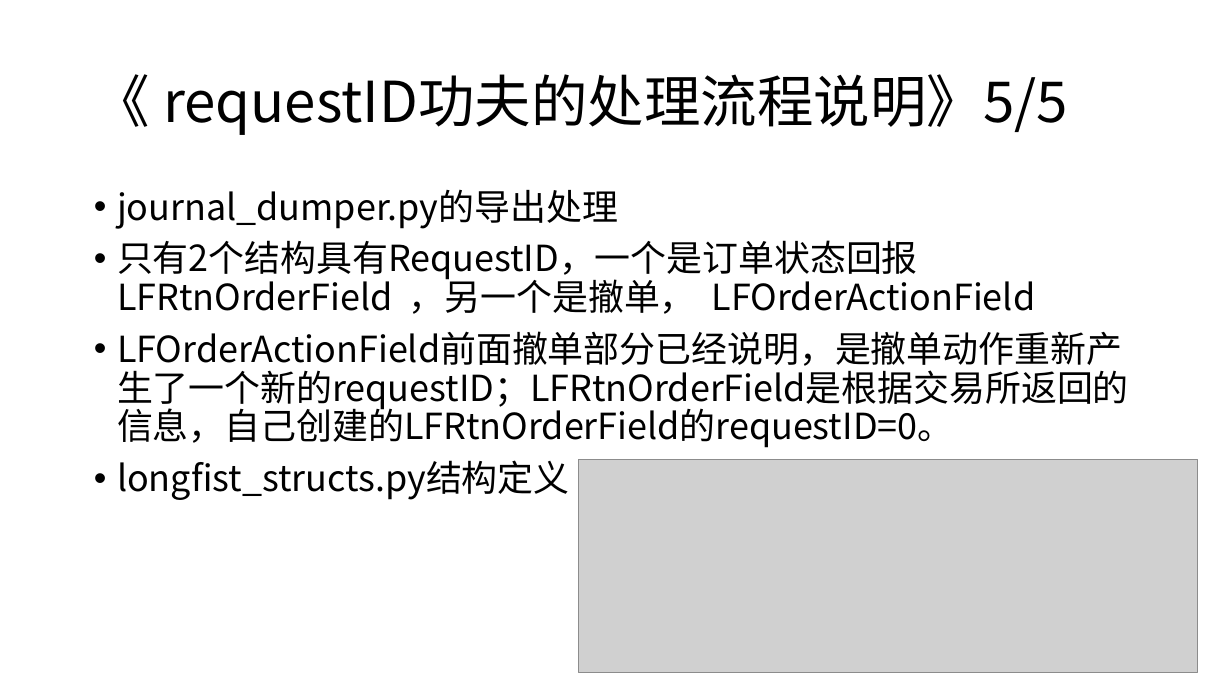
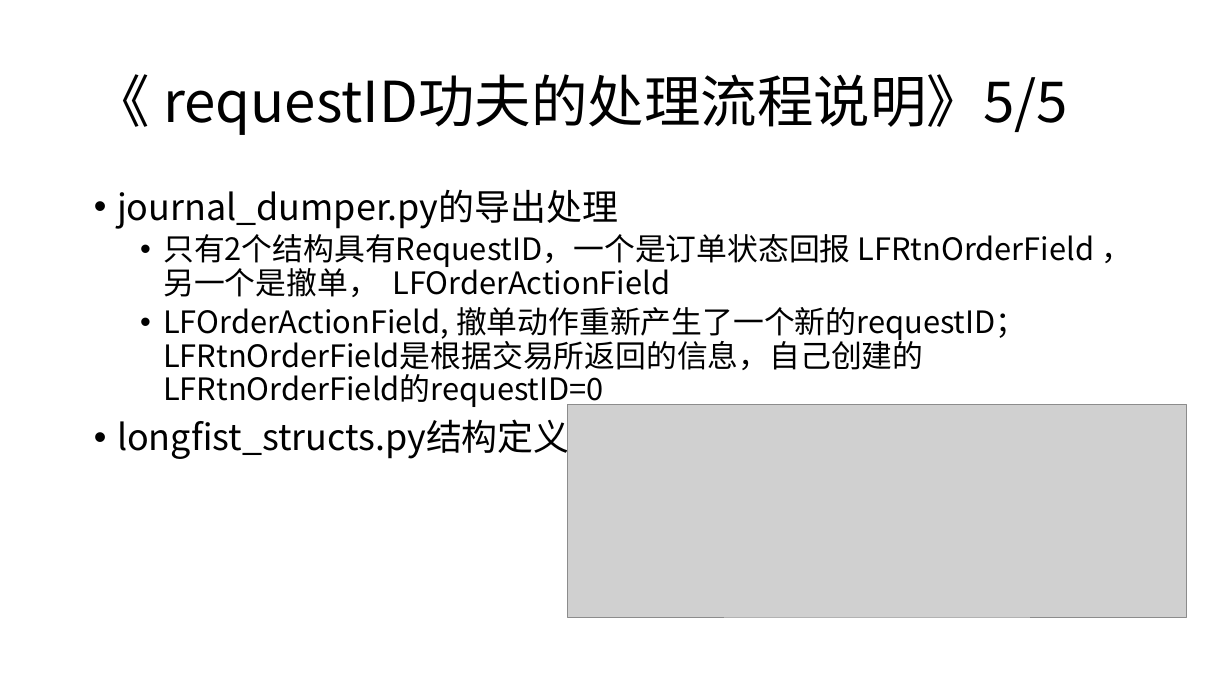
Before and after one commit to qingtiandalaoye/useful_doc, a slide deck: slide 17 of 虚拟货币跨交易所高频交易系统.pptx (slide 15 before the commit). Drawn at 1232x693 pixels with LibreOffice and Linux fonts; fonts in the diff are those of the drawing; grey boxes stand for pictures. Boxes give left, top, right and bottom in pixels: in the first picture for what was removed or moved away, otherwise in the second. Text is boxed around its words. In the diff, an @@ line names an element or a change of style, - is before the commit and + after.

```diff
--- a/虚拟货币跨交易所高频交易系统.pptx
+++ b/虚拟货币跨交易所高频交易系统.pptx
@@ text at <box>163,234,1094,297</box>: size 28 to 24 pt in "只有2个结构具有RequestID，一个是订单状态回报 LFRtnOrderField ，另一个是撤单， LFOrder ..."; list level 1 to 2 in "只有2个结构具有RequestID，一个是订单状态回报 LFRtnOrderField ，另一个是撤单， LFOrder ..." @@
@@ text at <box>163,307,1026,409</box>: text changed; size 28 to 24 pt @@
-• LFOrderActionField前面撤单部分已经说明，是撤单动作重新产生了一个新的requestID；LFRtnOrderField是根据交易所返回的信息，自己创建的LFRtnOrderField的requestID=0。
+  • LFOrderActionField, 撤单动作重新产生了一个新的requestID；LFRtnOrderField是根据交易所返回的信息，自己创建的LFRtnOrderField的requestID=0
@@ picture: place and size @@
-picture at <box>579,459,1198,672</box>
+picture at <box>567,405,1187,617</box>
```
Also in this commit, not shown: 26 other slides changed, 4 slides added, 1 slide removed.
